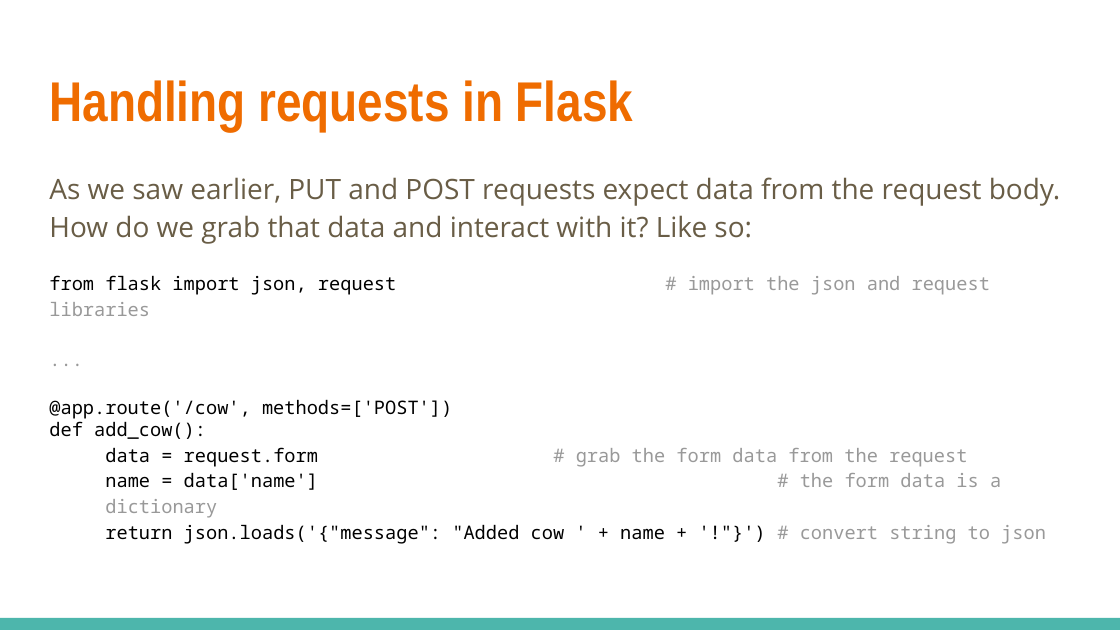
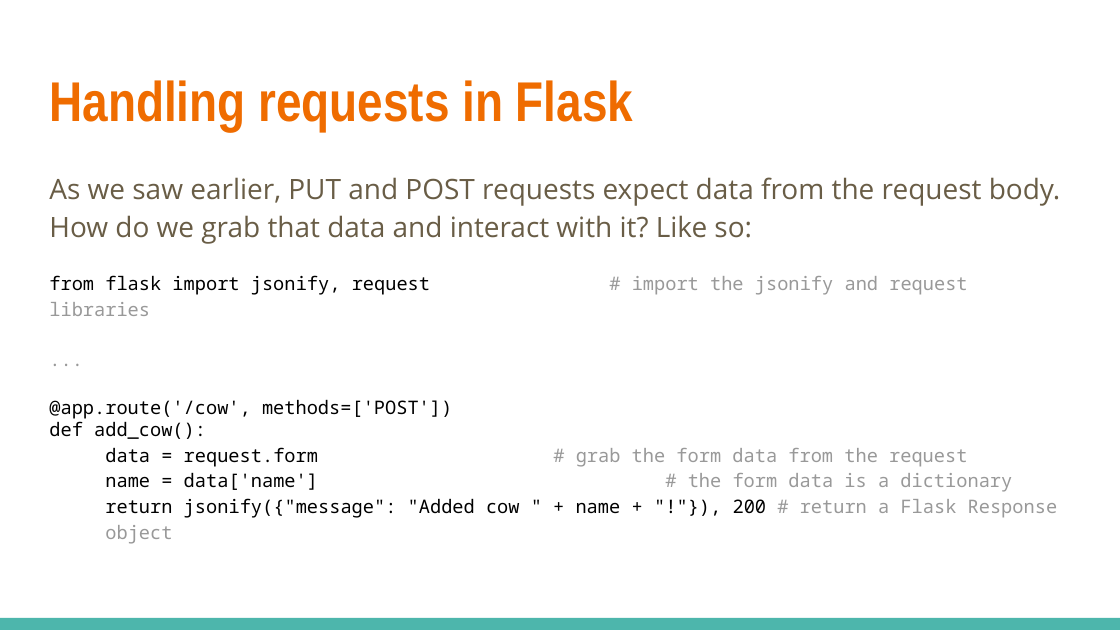
Before and after one commit to linkedin/high-school-trainee, a slide deck: slide 9 of Curriculum/Week_4/Lectures/4.3_Flask_Part_2.pptx. Drawn at 1120x630 pixels with LibreOffice and Linux fonts; fonts in the diff are those of the drawing. Boxes give left, top, right and bottom in pixels: in the first picture for what was removed or moved away, otherwise in the second. Text is boxed around its words. In the diff, an @@ line names an element or a change of style, - is before the commit and + after.

Commit message:
Fixed MySQL table formatting and using jsonify in lecture

```diff
--- a/Curriculum/Week_4/Lectures/4.3_Flask_Part_2.pptx
+++ b/Curriculum/Week_4/Lectures/4.3_Flask_Part_2.pptx
@@ text at <box>49,275,967,295</box>: text changed @@
-from flask import json, request # import the json and request libraries
+from flask import jsonify, request # import the jsonify and request libraries
@@ text at <box>105,498,1058,544</box>: text changed @@
-return json.loads('{"message": "Added cow ' + name + '!"}') # convert string to json
+return jsonify({"message": "Added cow " + name + "!"}), 200 # return a Flask Response object
```
Also in this commit, not shown: 1 other file.
